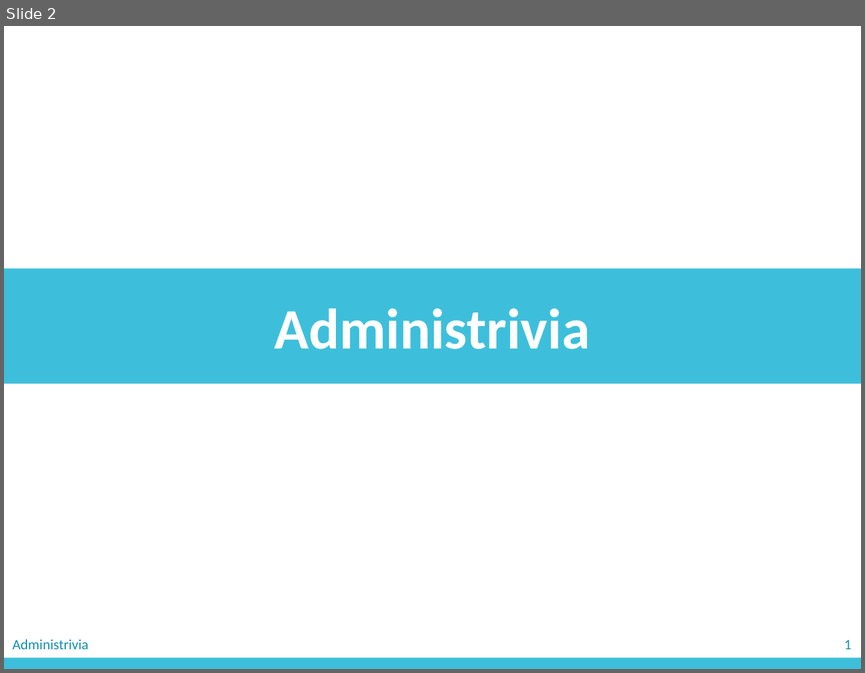
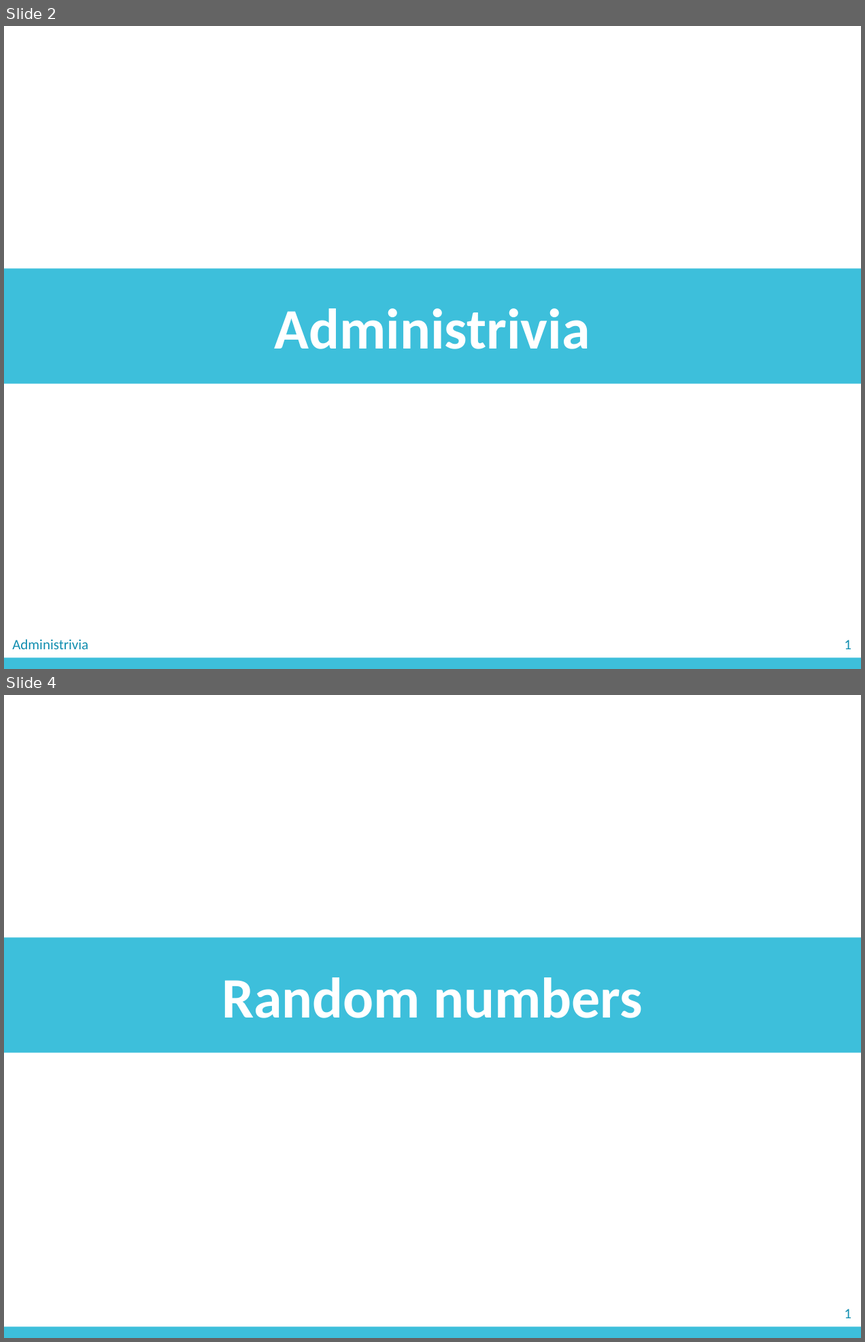
Before and after one commit to zichengliao/zuics101-fa17, a slide deck: lectures/lec24_matlab4/lec24.pptx. Shown one above the other, each under a label of ours: slide 2 before the commit, slides 2 and 4 after it; the slides between them are not shown. The pictures are 865x673 and 865x1342 pixels, drawn with LibreOffice and Linux fonts; fonts in the diff are those of the drawing. Boxes give left, top, right and bottom in pixels: in the first picture for what was removed or moved away, otherwise in the second. Text is boxed around its words. In the diff, an @@ line names an element or a change of style, - is before the commit and + after.

```diff
--- a/lectures/lec24_matlab4/lec24.pptx
+++ b/lectures/lec24_matlab4/lec24.pptx
@@ slide 4 added at [4,695,861,1338], background #FFFFFF @@
@@ rectangle added at [4,938,861,1052], fill #3DBFDB, 48 pt, text #FFFFFF, bold @@
+Random numbers
@@ rectangle added at [4,1327,861,1338], fill #3DBFDB @@
@@ text added at [844,1308,851,1318], 12 pt, text #118EB0 @@
+1
```
Also in this commit, not shown: 24 slides changed, 10 other files.
